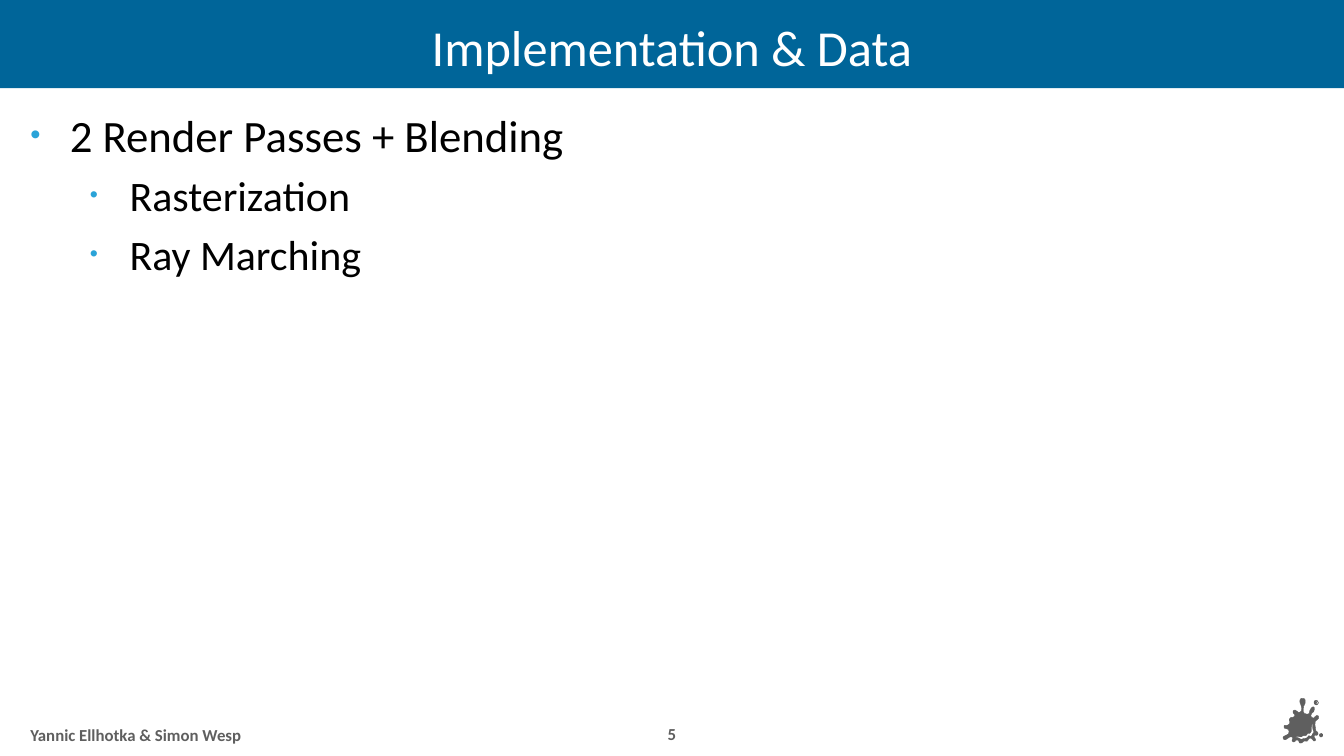
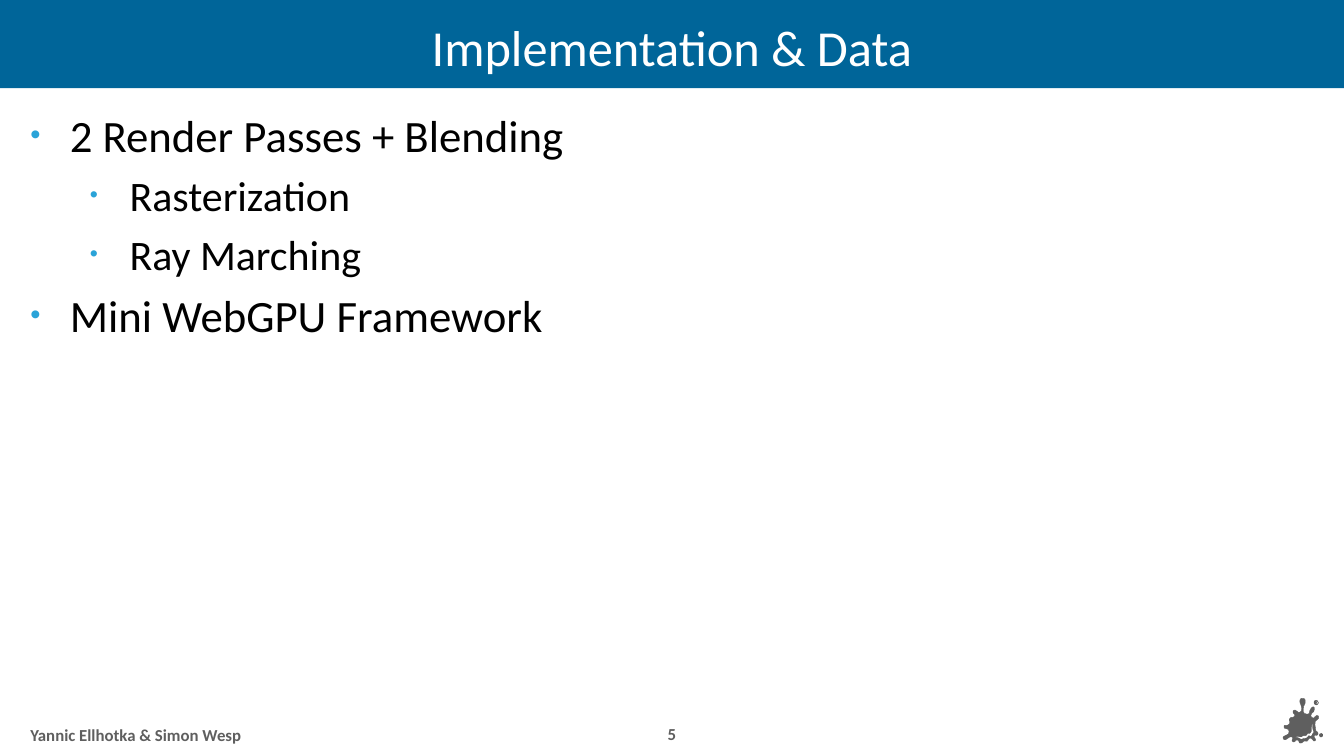
Before and after one commit to YannicEl/Vis2-RTVis-2024WS, a slide deck: slide 5 of presentation 2/slides.pptx. Drawn at 1344x756 pixels with LibreOffice and Linux fonts; fonts in the diff are those of the drawing; background and template pictures are left out. Boxes give left, top, right and bottom in pixels: in the first picture for what was removed or moved away, otherwise in the second. Text is boxed around its words. In the diff, an @@ line names an element or a change of style, - is before the commit and + after.

```diff
--- a/presentation 2/slides.pptx
+++ b/presentation 2/slides.pptx
@@ text at <box>70,301,543,333</box>: paragraph added @@
+• Mini WebGPU Framework
```
Also in this commit, not shown: 2 other files.
